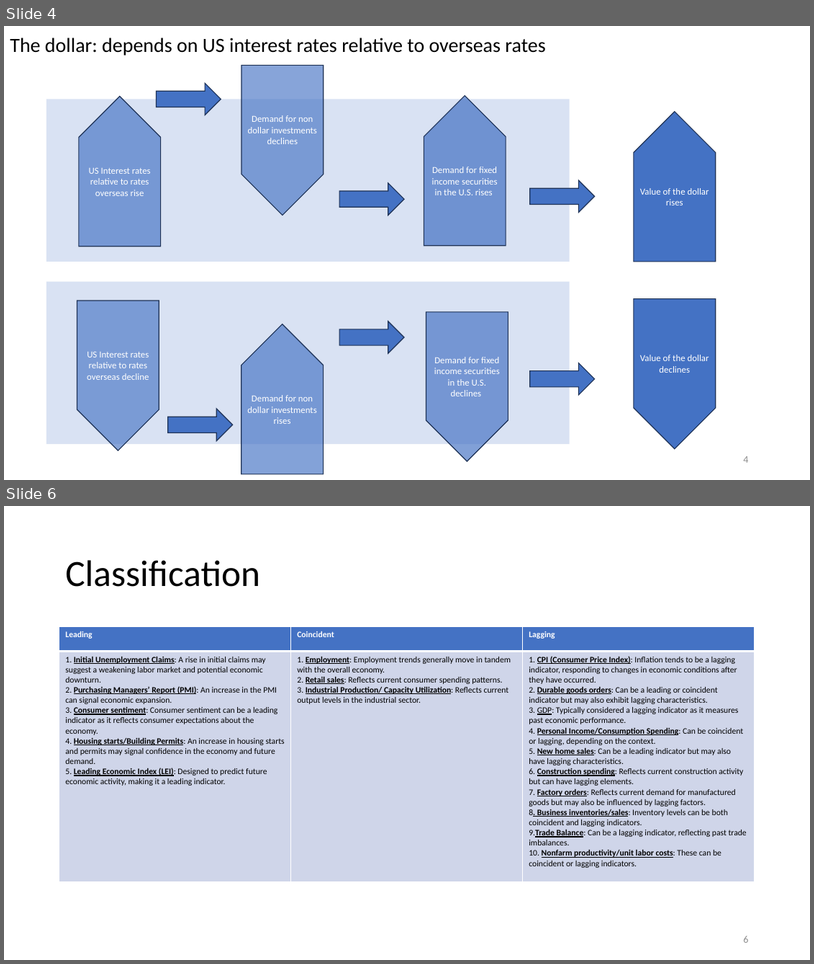
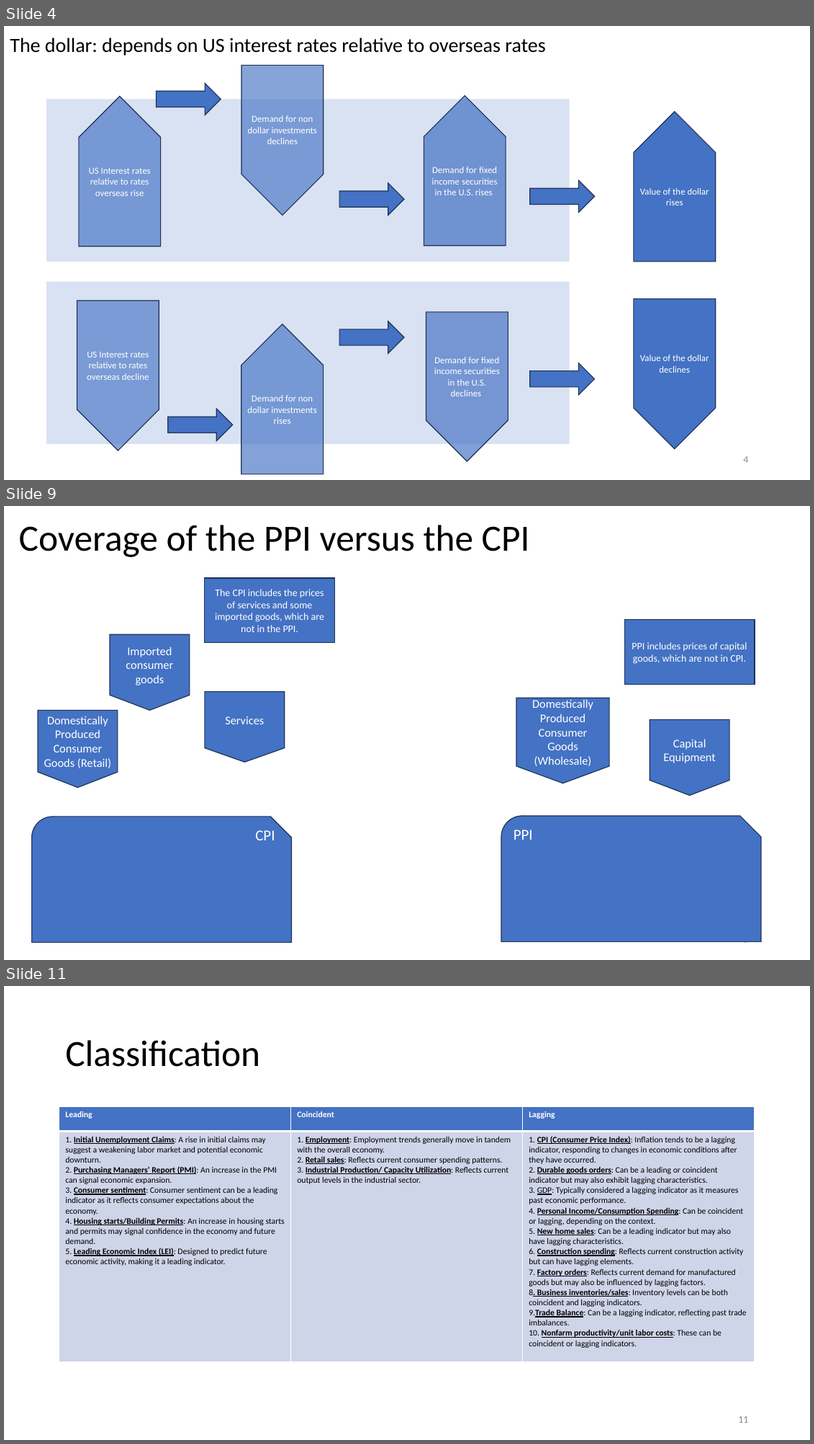
Before and after one commit to omroot/d2l_pytorch, a slide deck: mylearnings/mylecturenotes/TheMacroMinimum.pptx. Shown one above the other, each under a label of ours: slides 4 and 6 before the commit, slides 4, 9 and 11 after it; the slides between them are not shown. The pictures are 814x964 and 814x1444 pixels, drawn with LibreOffice and Linux fonts; fonts in the diff are those of the drawing. Boxes give left, top, right and bottom in pixels: in the first picture for what was removed or moved away, otherwise in the second. Text is boxed around its words. In the diff, an @@ line names an element or a change of style, - is before the commit and + after.

```diff
--- a/mylearnings/mylecturenotes/TheMacroMinimum.pptx
+++ b/mylearnings/mylecturenotes/TheMacroMinimum.pptx
@@ slide 9 added at <box>4,506,810,960</box>, background #FFFFFF @@
@@ title added at <box>19,525,530,557</box>, 44 pt, text #000000 @@
+Coverage of the PPI versus the CPI
@@ rectangle added at <box>205,578,335,643</box>, fill #4472C4, outline #1E3256 1 pt, 12 pt, text #FFFFFF @@
+The CPI includes the prices of services and some imported goods, which are not in the PPI.
@@ flow chart offpage connector added at <box>110,634,190,710</box>, fill #4472C4, outline #1E3256 1 pt, 14 pt, text #FFFFFF @@
+Imported consumer goods
@@ rectangle added at <box>625,620,756,685</box>, fill #4472C4, outline #1E3256 1 pt, 12 pt, text #FFFFFF @@
+PPI includes prices of capital goods, which are not in CPI.
@@ flow chart offpage connector added at <box>205,692,285,762</box>, fill #4472C4, outline #1E3256 1 pt, 14 pt, text #FFFFFF @@
+Services
@@ flow chart offpage connector added at <box>517,698,610,783</box>, fill #4472C4, outline #1E3256 1 pt, 14 pt, text #FFFFFF @@
+Domestically Produced Consumer Goods (Wholesale)
@@ flow chart offpage connector added at <box>38,710,118,788</box>, fill #4472C4, outline #1E3256 1 pt, 14 pt, text #FFFFFF @@
+Domestically Produced Consumer Goods (Retail)
@@ flow chart offpage connector added at <box>650,720,730,795</box>, fill #4472C4, outline #1E3256 1 pt, 14 pt, text #FFFFFF @@
+Capital Equipment
@@ snip round rect added at <box>32,816,292,942</box>, fill #4472C4, outline #1E3256 1 pt, 18 pt, text #FFFFFF @@
+CPI
@@ snip round rect added at <box>502,816,762,942</box>, fill #4472C4, outline #1E3256 1 pt, 18 pt, text #FFFFFF @@
+PPI
@@ page number added at <box>743,941,748,945</box>, 12 pt, text #8C8C8C @@
+9
@@ what was slide 6 is now slide 11 @@
@@ page number at <box>738,1416,748,1422</box>: text changed @@
-6
+11
```
Also in this commit, not shown: 1 slide changed, 4 other slides added, 1 other file.
